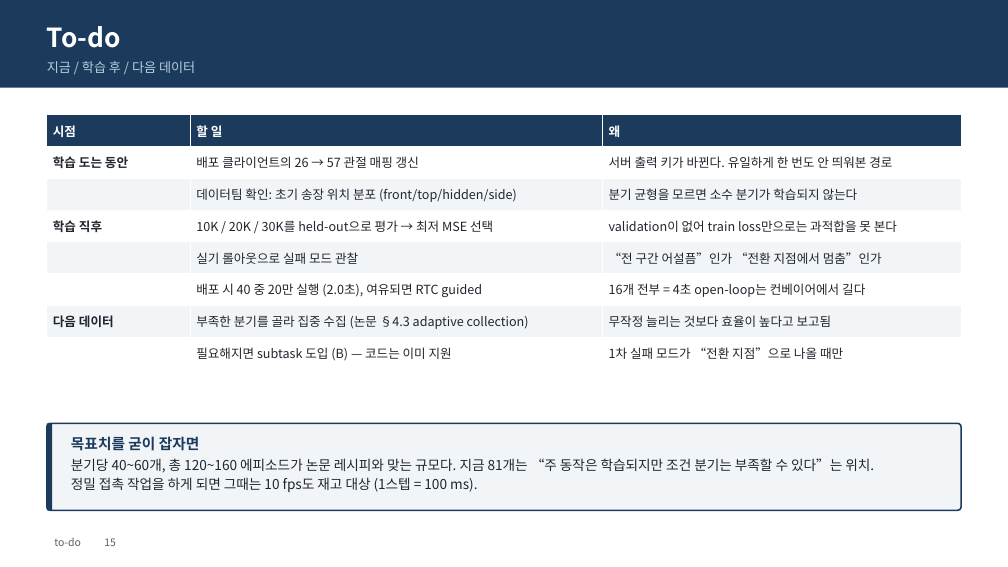
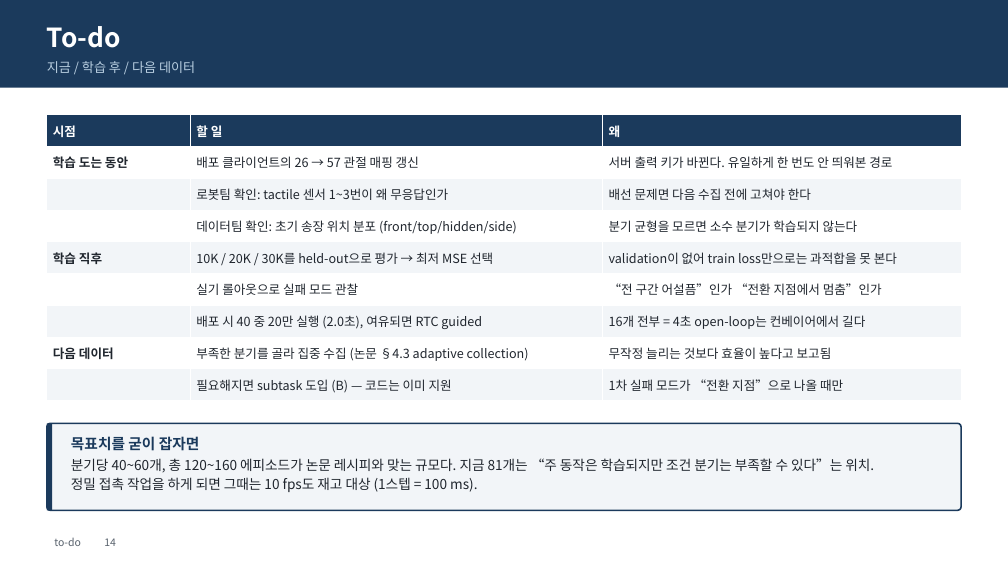
Before and after one commit to KimDoYoung1997/RLDX-1, a slide deck: slide 15 of FFW-SH5-0826-finetune-briefing.pptx (slide 16 before the commit). Drawn at 1008x567 pixels with LibreOffice and Linux fonts; fonts in the diff are those of the drawing. Boxes give left, top, right and bottom in pixels: in the first picture for what was removed or moved away, otherwise in the second. Text is boxed around its words. In the diff, an @@ line names an element or a change of style, - is before the commit and + after.

```diff
--- a/FFW-SH5-0826-finetune-briefing.pptx
+++ b/FFW-SH5-0826-finetune-briefing.pptx
@@ table at (x1=47, y1=115, x2=961, y2=401) @@
+row 3:  | 로봇팀 확인: tactile 센서 1~3번이 왜 무응답인가 | 배선 문제면 다음 수집 전에 고쳐야 한다
@@ text at (x1=54, y1=538, x2=116, y2=546): text changed @@
-to-do 15
+to-do 14
```
Also in this commit, not shown: 4 other slides changed, 6 slides added, 1 slide removed, 3 other files.
